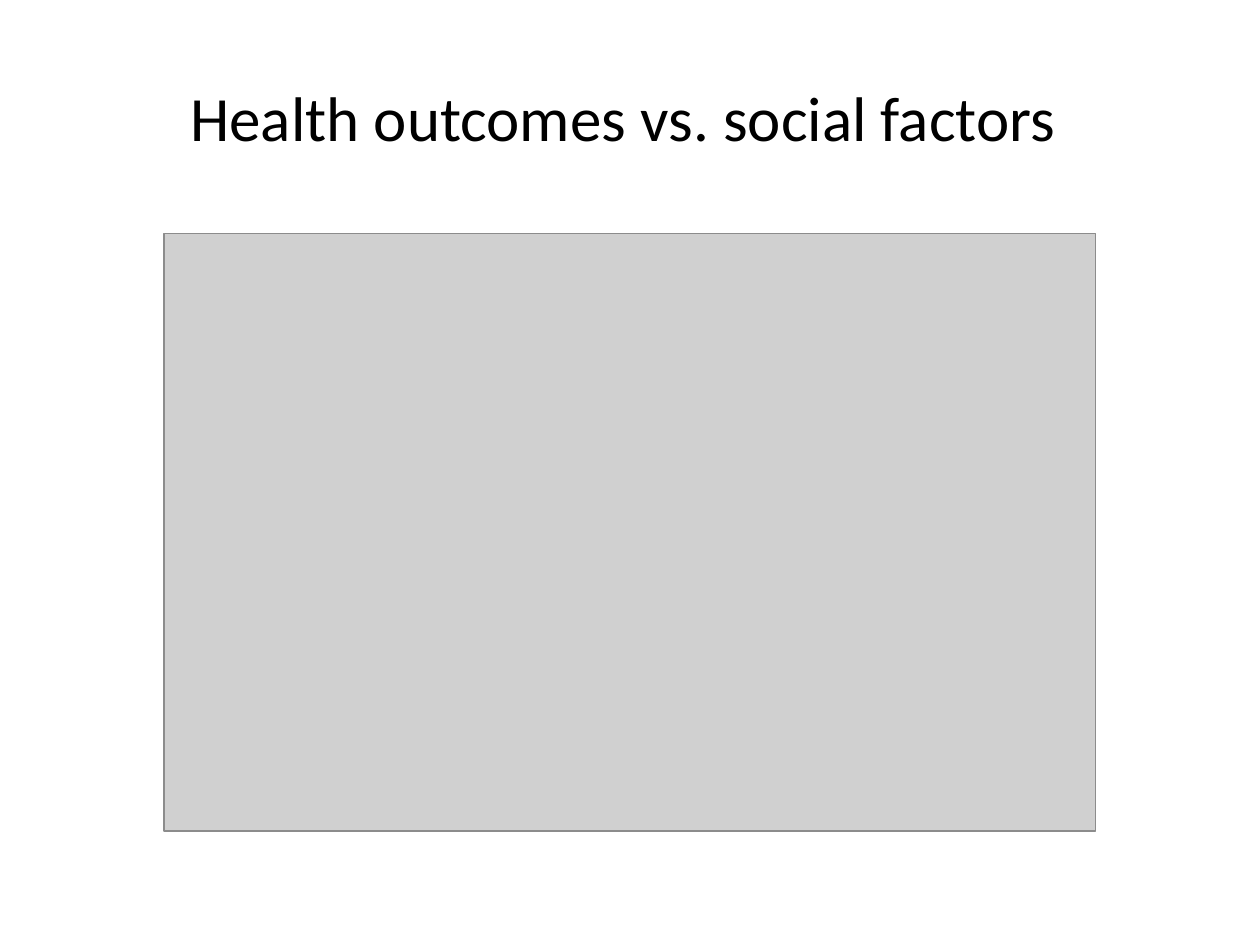
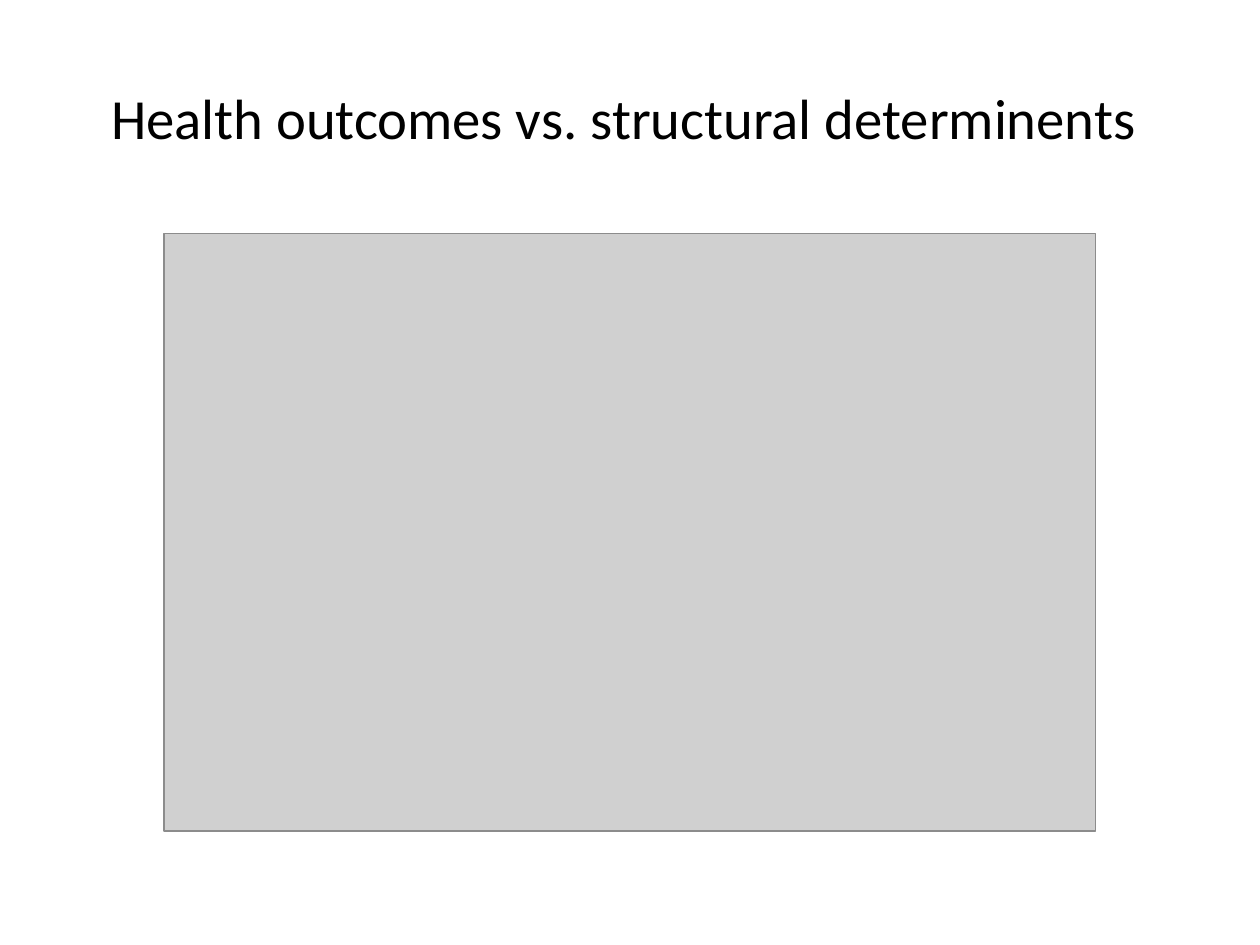
Before and after one commit to OlenaMan/Health-Inequalities-in-NW-London-analysis, a slide deck: slide 9 of outputs/health_inequalities_nwl_presentation.pptx (slide 6 before the commit). Drawn at 1260x945 pixels with LibreOffice and Linux fonts; fonts in the diff are those of the drawing; grey boxes stand for pictures. Boxes give left, top, right and bottom in pixels: in the first picture for what was removed or moved away, otherwise in the second. Text is boxed around its words. In the diff, an @@ line names an element or a change of style, - is before the commit and + after.

```diff
--- a/outputs/health_inequalities_nwl_presentation.pptx
+++ b/outputs/health_inequalities_nwl_presentation.pptx
@@ title at bbox=[111, 99, 1136, 140]: text changed; size 36 to 32.4 pt @@
-Health outcomes vs. social factors
+Health outcomes vs. structural determinents
```
Also in this commit, not shown: 12 slides added.
